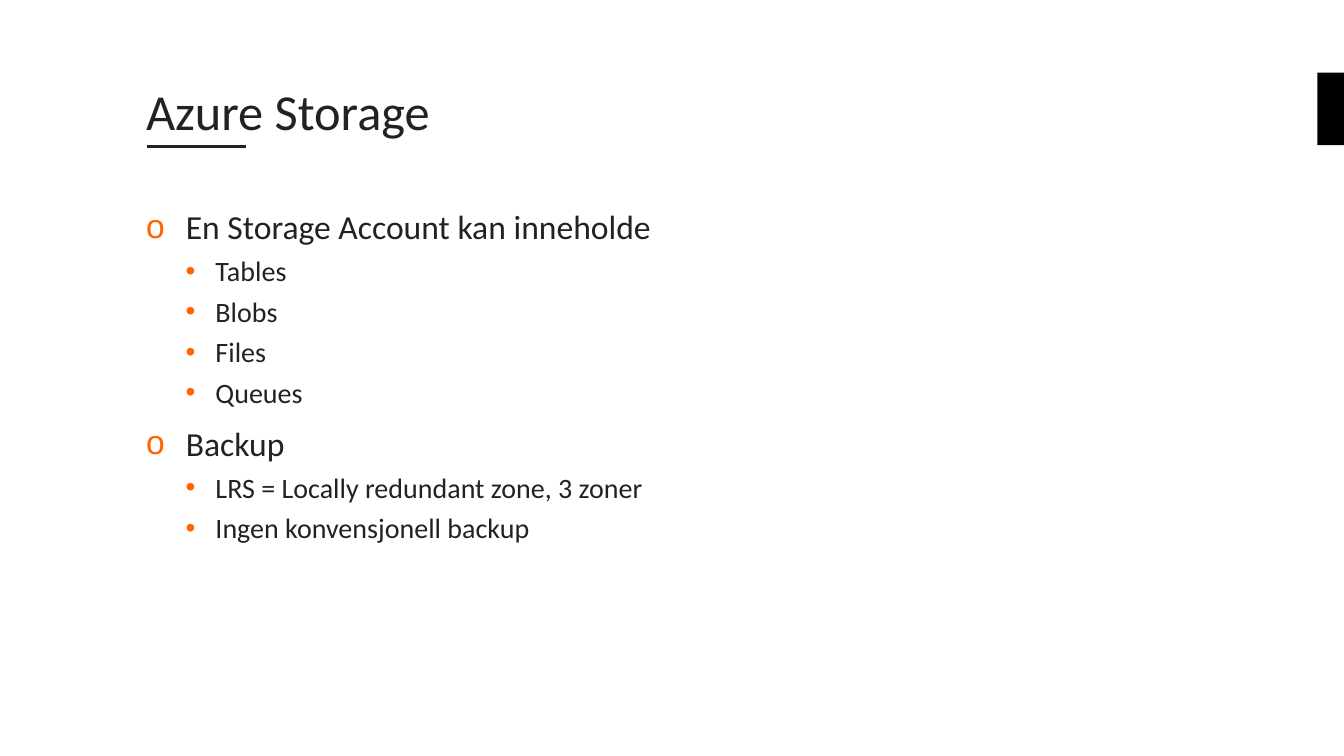
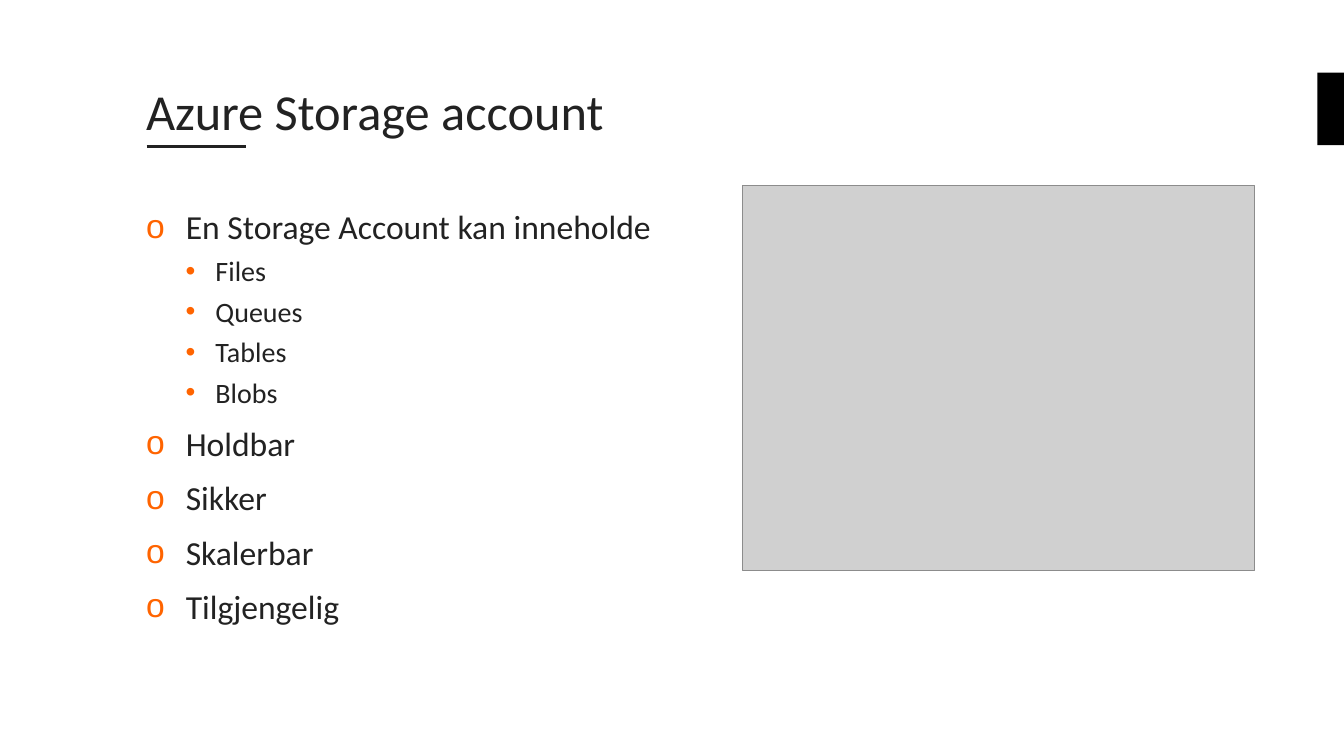
Before and after one commit to bouvet/azure-workshops, a slide deck: slide 26 of Workshop_1/Presentasjon/Azureskolen-Workshop#1.pptx (slide 24 before the commit). Drawn at 1344x756 pixels with LibreOffice and Linux fonts; fonts in the diff are those of the drawing; grey boxes stand for pictures; background and template pictures are left out. Boxes give left, top, right and bottom in pixels: in the first picture for what was removed or moved away, otherwise in the second. Text is boxed around its words. In the diff, an @@ line names an element or a change of style, - is before the commit and + after.

```diff
--- a/Workshop_1/Presentasjon/Azureskolen-Workshop#1.pptx
+++ b/Workshop_1/Presentasjon/Azureskolen-Workshop#1.pptx
@@ title at (146,97,603,139): text changed @@
-Azure Storage
+Azure Storage account
@@ picture added at (743,186,1255,572) @@
@@ text at (215,261,302,326): paragraphs added @@
+  • Files
+  • Queues
@@ text at (186,432,339,625): text changed; size 20 to 24 pt @@
-  • Files
-  • Queues
-o Backup
-  • LRS = Locally redundant zone, 3 zoner
-  • Ingen konvensjonell backup
+o Holdbar
+o Sikker
+o Skalerbar
+o Tilgjengelig
```
Also in this commit, not shown: 8 other slides changed, 4 slides added, 2 slides removed, 2 other files.
